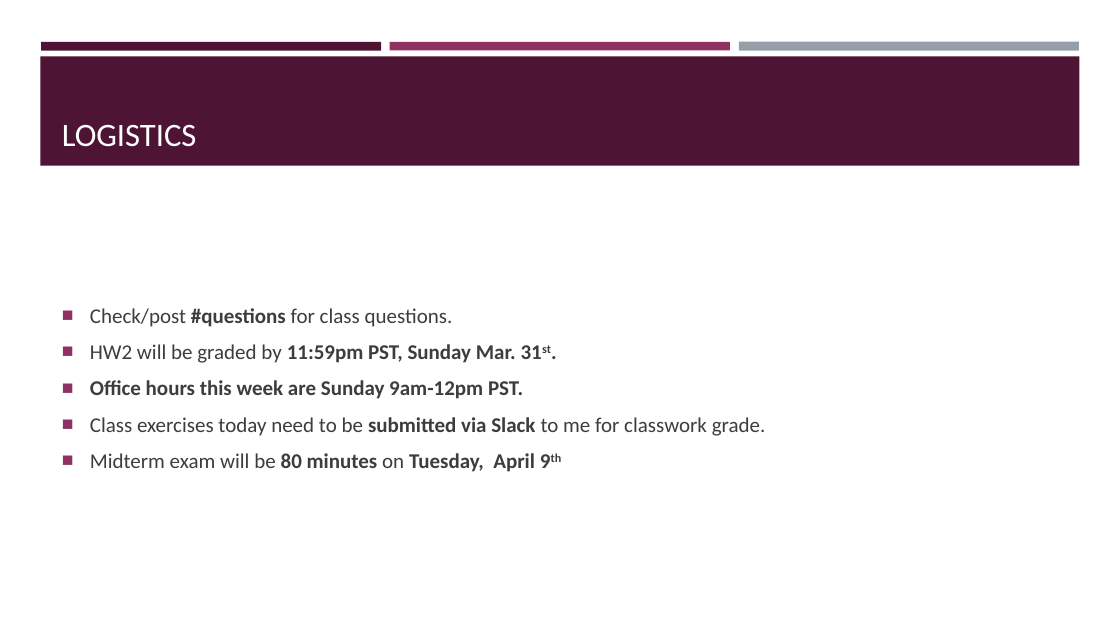
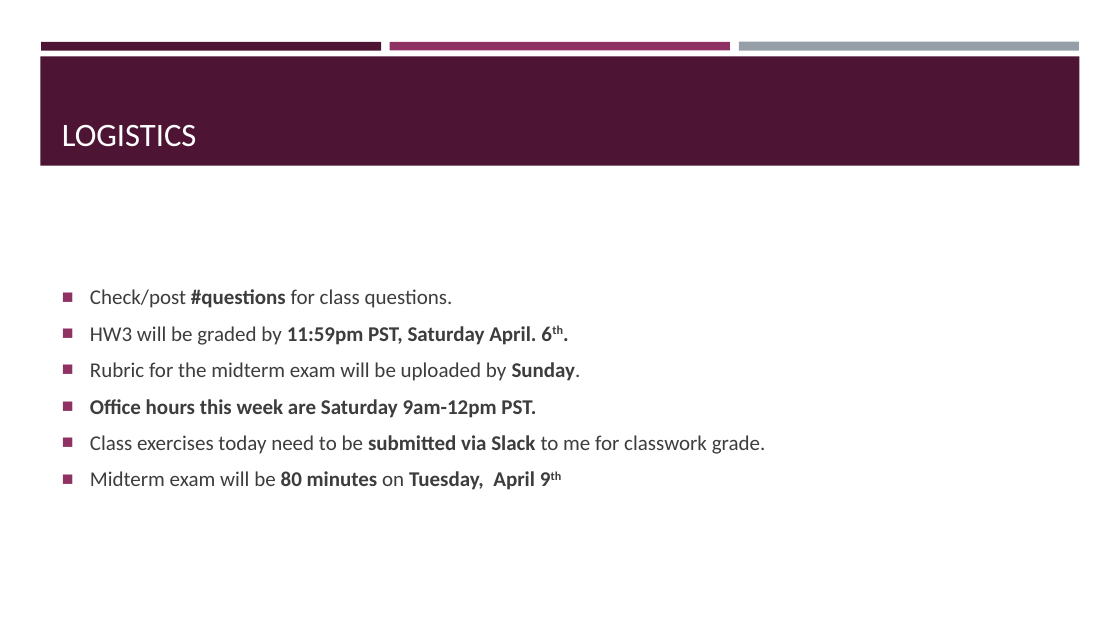
Before and after one commit to VarunDS/dso-599-text-analytics-nlp, a slide deck: slide 3 of week4/slides.pptx (slide 13 before the commit). Drawn at 1120x630 pixels with LibreOffice and Linux fonts; fonts in the diff are those of the drawing. Boxes give left, top, right and bottom in pixels: in the first picture for what was removed or moved away, otherwise in the second. Text is boxed around its words. In the diff, an @@ line names an element or a change of style, - is before the commit and + after.

Commit message:
week4 more updates

```diff
--- a/week4/slides.pptx
+++ b/week4/slides.pptx
@@ text at (90, 326, 581, 418): text changed @@
-■ HW2 will be graded by 11:59pm PST, Sunday Mar. 31st.
-■ Office hours this week are Sunday 9am-12pm PST.
+■ HW3 will be graded by 11:59pm PST, Saturday April. 6th.
+■ Rubric for the midterm exam will be uploaded by Sunday.
+■ Office hours this week are Saturday 9am-12pm PST.
```
Also in this commit, not shown: 3 other slides changed, 10 slides removed, 3 other files.
